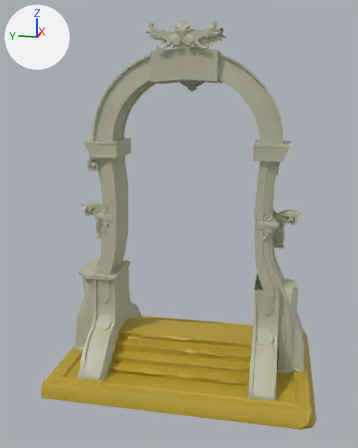
Before and after pictures for a commit that changed the FBX model Cronos_URP/Assets/Resources/InGameResources/BossRoom/BR_Assets/monsteralter/SM_alter.fbx.
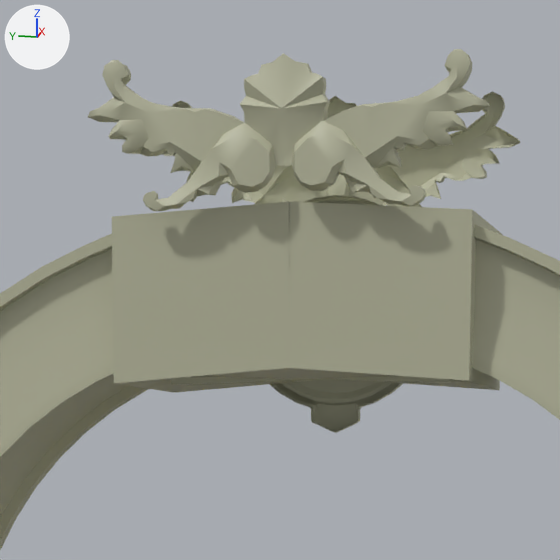
Each version appears first whole from a camera (50 mm lens) standing at (-12.91, -2.35, 7.48) and looking at (-0.14, 0.2, 4.29), and next in a close-up on the part from 36% to 65% of the width and 2% to 26% of the height. Every picture has the same lights, and +X, +Y and +Z are marked at upper left. Where no turn or scale is listed for an object, it has been applied to the vertices.

Objects in the first close-up: 'SM_alterdoor'.
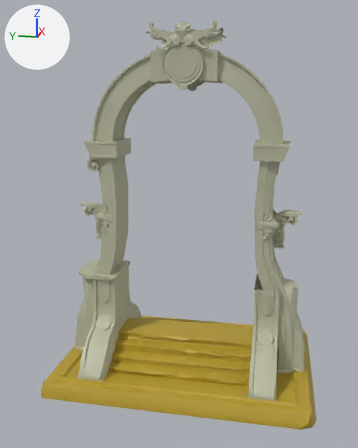
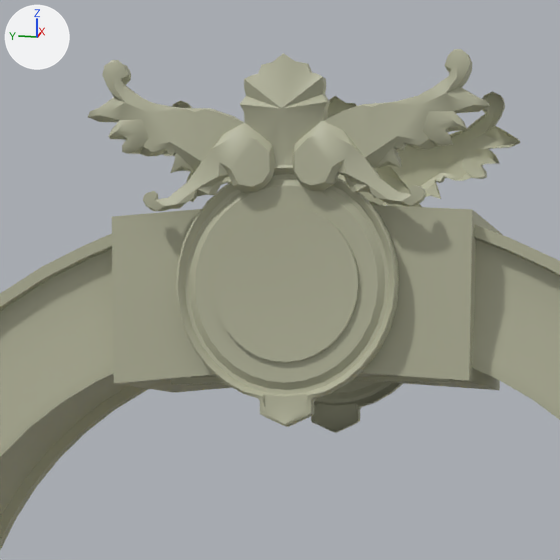
Pixel boxes (x1, y1, x2, y2) of what changed, in the close-ups (560 x 560 px):
part 1 of me_cube_017, added: after (176, 165, 399, 427)

Edits to the bpy script that builds the scene:
```text
Change me_cube_017:
    where me_cube_017.from_pydata(...)  # 4600 vertices, 6775 faces; spans x -2.38..2.38, y -3.55..3.53, z -8.41..0.91
    used by ob_sm_alterdoor; location = (0.0, 0.0, 8.431)
    me_cube_017 part 1: the loose piece of 310 vertices spanning x 0.61..0.69, y -0.5..0.5, z -0.67..0.45 is copied, and the copy is mirrored in x about the mesh origin; it spans x -0.69..-0.61, y -0.5..0.5, z -0.67..0.45
```
